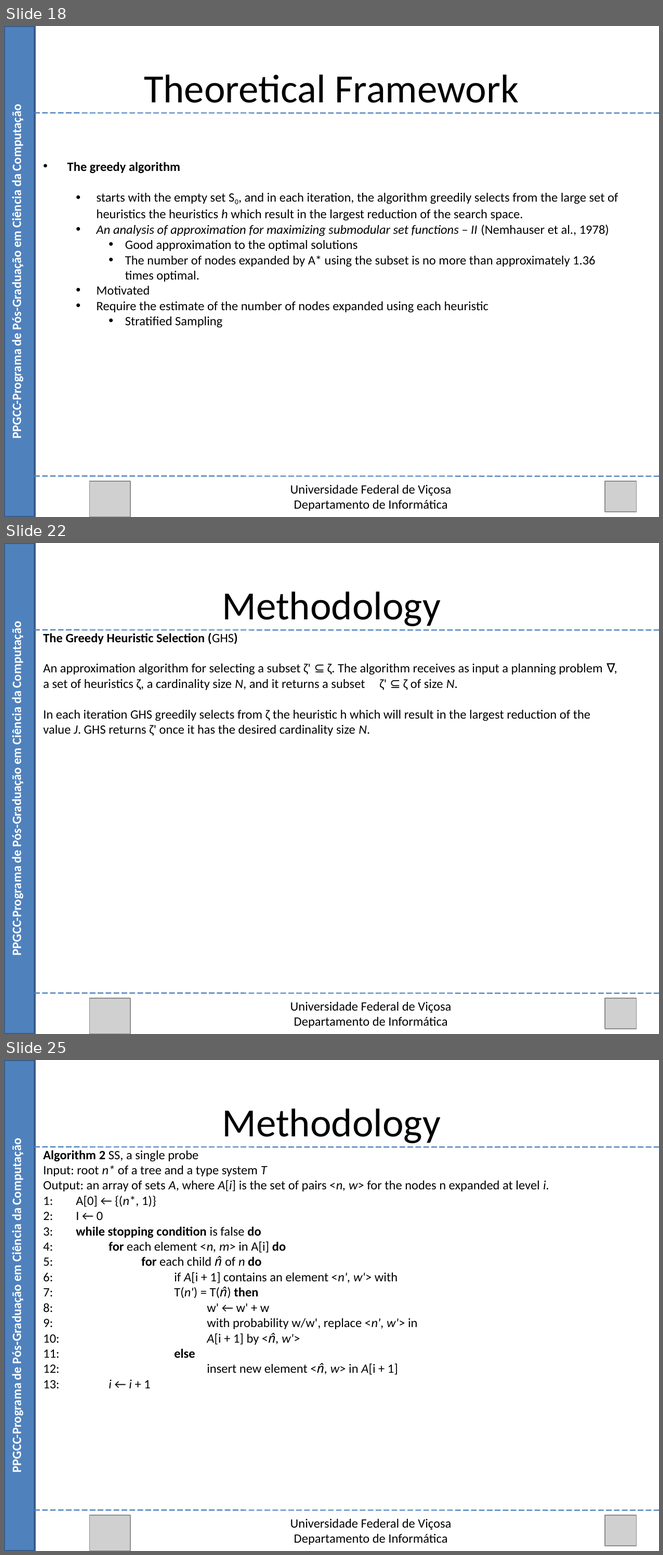
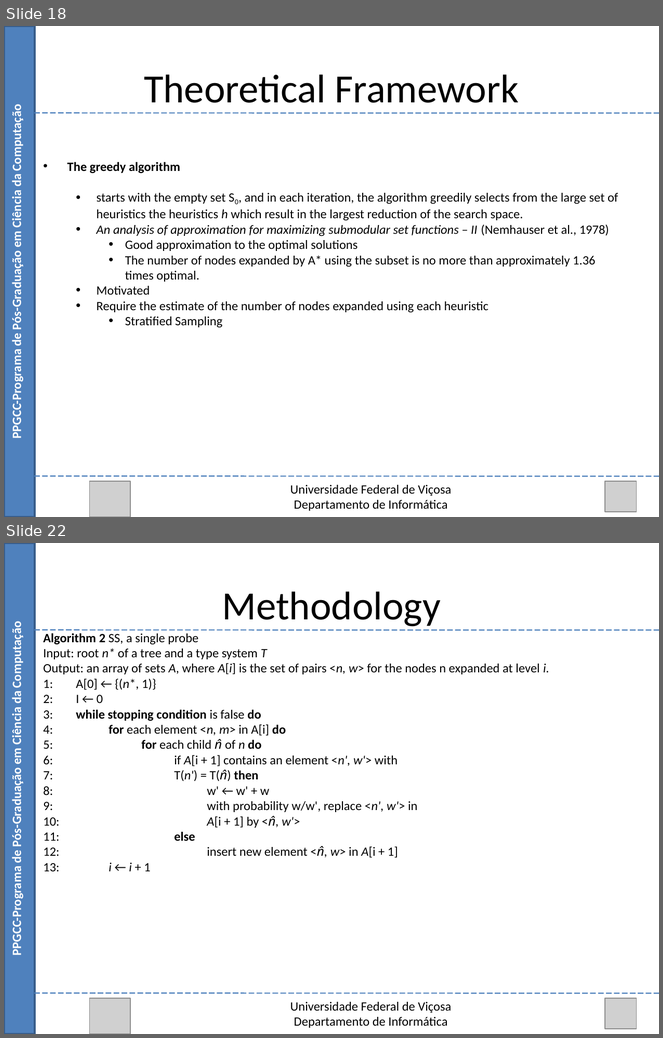
Before and after one commit to Marvinsky/research-marvin, a slide deck: latex/odp/selection heuristics.odp. Shown one above the other, each under a label of ours: slides 18, 22 and 25 before the commit, slides 18 and 22 after it; the slides between them are not shown. The pictures are 663x1555 and 663x1038 pixels, drawn with LibreOffice and Linux fonts; fonts in the diff are those of the drawing; grey boxes stand for pictures. Boxes give left, top, right and bottom in pixels: in the first picture for what was removed or moved away, otherwise in the second. Text is boxed around its words. In the diff, an @@ line names an element or a change of style, - is before the commit and + after.

```diff
--- a/latex/odp/selection heuristics.odp
+++ b/latex/odp/selection heuristics.odp
@@ slide 22 removed at (4,543,659,1034), background #FFFFFF @@
@@ rectangle removed at (4,543,35,1034) @@
@@ text removed at (222,591,441,627) @@
-Methodology
@@ text removed at (9,628,25,954) @@
-PPGCC-Programa de Pós-Graduação em Ciência da Computação
@@ line removed from (35, 630) to (659, 630) @@
@@ text removed at (43,633,603,736) @@
-The Greedy Heuristic Selection (GHS)
-An approximation algorithm for selecting a subset ζ' ⊆ ζ. The algorithm receives as input a planning problem ∇, a set of heuristics ζ, a cardinality size N, and it returns a subset ζ' ⊆ ζ of size N.
-In each iteration GHS greedily selects from ζ the heuristic h which will result in the largest reduction of the value J. GHS returns ζ' once it has the desired cardinality size N.
@@ line removed from (35, 994) to (659, 994) @@
@@ picture removed at (89,999,130,1034) @@
@@ text removed at (291,1002,451,1028) @@
-Universidade Federal de Viçosa
-Departamento de Informática
@@ picture removed at (605,999,636,1029) @@
@@ what was slide 25 is now slide 22 @@
```
Also in this commit, not shown: 8 slides changed, 2 other slides removed, 1 other file.
